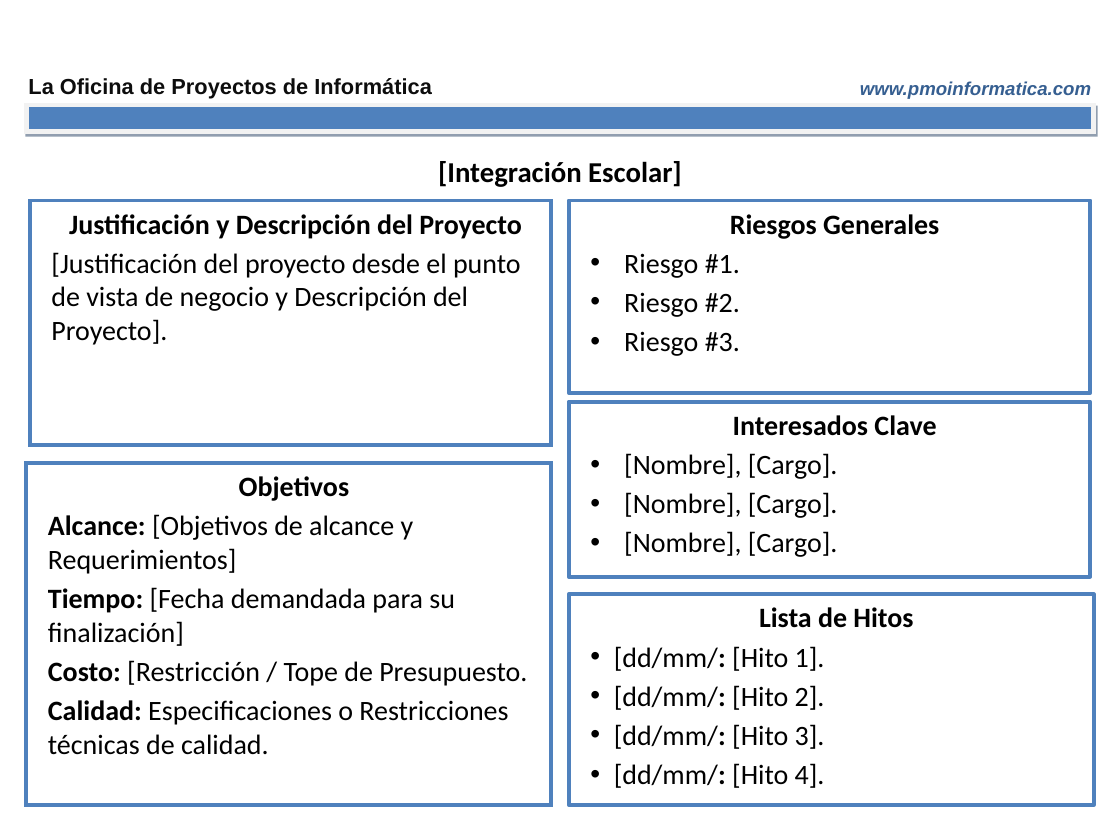
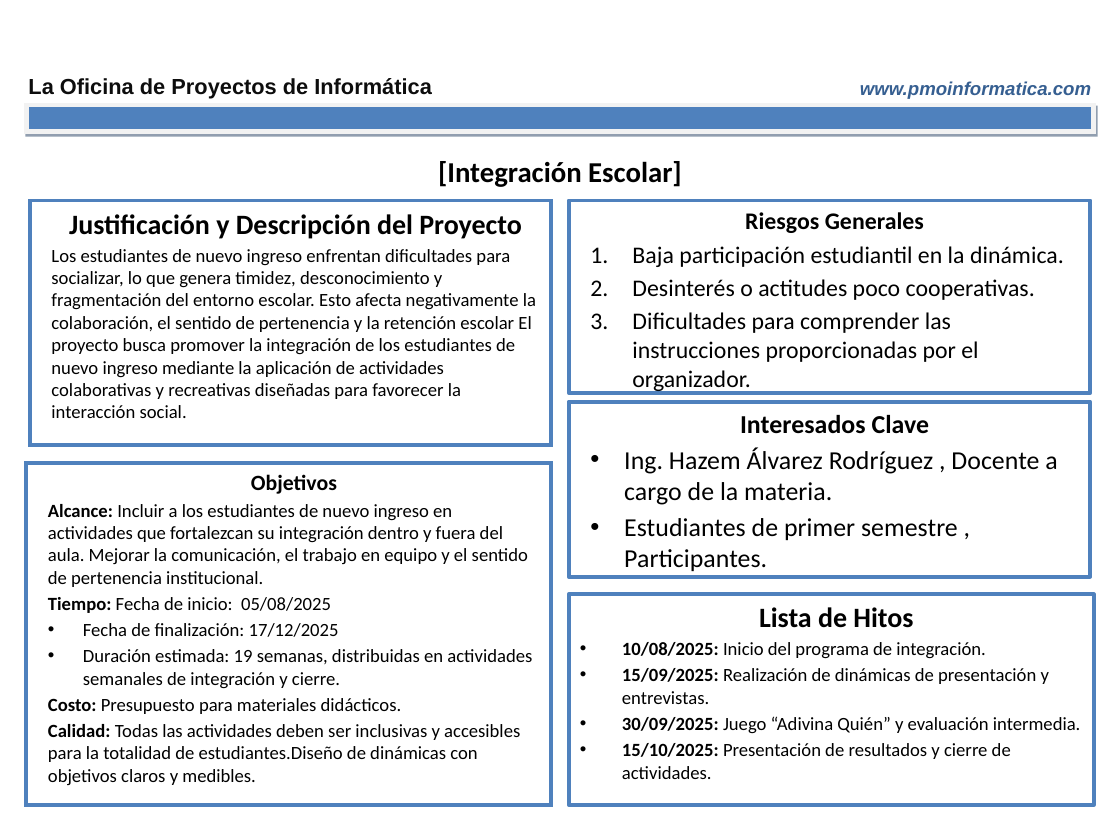
Before and after one commit to AnnyJContreras/ProyIntComDat25B_Carmelitos, a slide deck: slide 2 of Avance de proyecto/Acta de Proyecto Equipo.pptx (slide 11 before the commit). Drawn at 1120x840 pixels with LibreOffice and Linux fonts; fonts in the diff are those of the drawing. Boxes give left, top, right and bottom in pixels: in the first picture for what was removed or moved away, otherwise in the second. Text is boxed around its words. In the diff, an @@ line names an element or a change of style, - is before the commit and + after.

```diff
--- a/Avance de proyecto/Acta de Proyecto Equipo.pptx
+++ b/Avance de proyecto/Acta de Proyecto Equipo.pptx
@@ text at box(745, 212, 924, 233): size 18 to 15.3 pt in "Riesgos Generales" @@
@@ text at box(51, 249, 536, 418): text changed; size 18 to 12 pt @@
-[Justificación del proyecto desde el punto de vista de negocio y Descripción del Proyecto].
+Los estudiantes de nuevo ingreso enfrentan dificultades para socializar, lo que genera timidez, desconocimiento y fragmentación del entorno escolar. Esto afecta negativamente la colaboración, el sentido de pertenencia y la retención escolar El proyecto busca promover la integración de los estudiantes de nuevo ingreso mediante la aplicación de actividades colaborativas y recreativas diseñadas para favorecer la interacción social.
@@ text at box(632, 246, 1064, 393): text changed; size 18 to 15.3 pt @@
-• Riesgo #1.
-• Riesgo #2.
-• Riesgo #3.
+1. Baja participación estudiantil en la dinámica.
+2. Desinterés o actitudes poco cooperativas.
+3. Dificultades para comprender las instrucciones proporcionadas por el organizador.
@@ text at box(740, 415, 930, 434): size 18 to 16.6 pt in "Interesados Clave" @@
@@ text at box(624, 448, 1057, 571): text changed; size 18 to 16.6 pt @@
-• [Nombre], [Cargo].
-• [Nombre], [Cargo].
-• [Nombre], [Cargo].
+• Ing. Hazem Álvarez Rodríguez , Docente a cargo de la materia.
+• Estudiantes de primer semestre , Participantes.
@@ text at box(251, 474, 337, 494): size 18 to 14 pt in "Objetivos" @@
@@ text at box(48, 504, 532, 785): text changed; size 18 to 12 pt @@
-Alcance: [Objetivos de alcance y Requerimientos]
-Tiempo: [Fecha demandada para su finalización]
-Costo: [Restricción / Tope de Presupuesto.
-Calidad: Especificaciones o Restricciones técnicas de calidad.
+Alcance: Incluir a los estudiantes de nuevo ingreso en actividades que fortalezcan su integración dentro y fuera del aula. Mejorar la comunicación, el trabajo en equipo y el sentido de pertenencia institucional.
+Tiempo: Fecha de inicio: 05/08/2025
+• Fecha de finalización: 17/12/2025
+• Duración estimada: 19 semanas, distribuidas en actividades semanales de integración y cierre.
+Costo: Presupuesto para materiales didácticos.
+Calidad: Todas las actividades deben ser inclusivas y accesibles para la totalidad de estudiantes.Diseño de dinámicas con objetivos claros y medibles.
@@ text at box(622, 642, 1081, 779): text changed; size 18 to 12 pt @@
-• [dd/mm/: [Hito 1].
-• [dd/mm/: [Hito 2].
-• [dd/mm/: [Hito 3].
-• [dd/mm/: [Hito 4].
+• 10/08/2025: Inicio del programa de integración.
+• 15/09/2025: Realización de dinámicas de presentación y entrevistas.
+• 30/09/2025: Juego “Adivina Quién” y evaluación intermedia.
+• 15/10/2025: Presentación de resultados y cierre de actividades.
```
Also in this commit, not shown: 9 slides removed, 1 other file.
